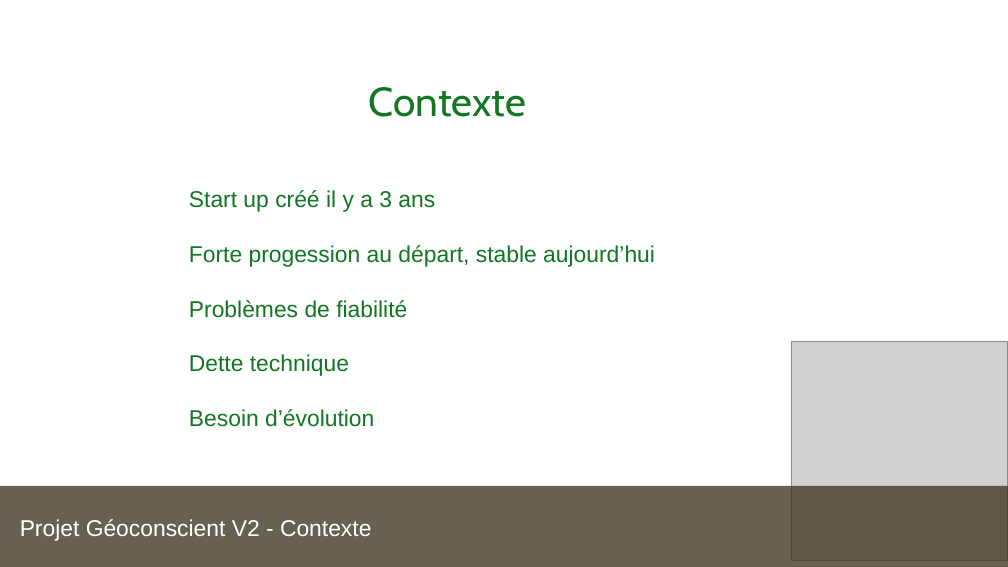
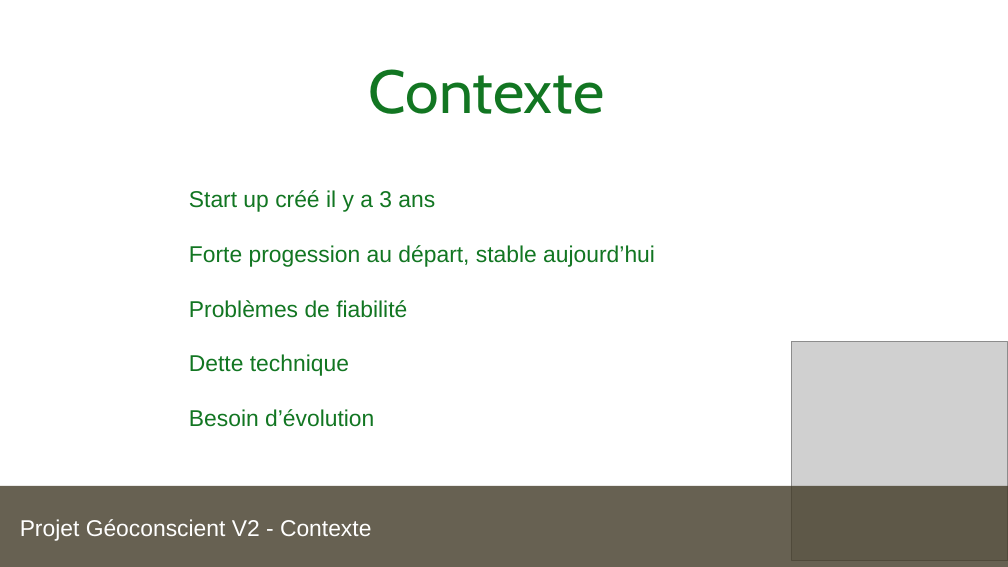
Before and after one commit to etcomment/OCR_f00sus_, a slide deck: slide 2 of presentation.odp. Drawn at 1008x567 pixels with LibreOffice and Linux fonts; fonts in the diff are those of the drawing; grey boxes stand for pictures. Boxes give left, top, right and bottom in pixels: in the first picture for what was removed or moved away, otherwise in the second. Text is boxed around its words. In the diff, an @@ line names an element or a change of style, - is before the commit and + after.

```diff
--- a/presentation.odp
+++ b/presentation.odp
@@ text "Contexte": place and size @@
-text "Contexte" at [369, 87, 526, 117]
+text "Contexte" at [369, 69, 604, 114]
@@ text "Contexte" at [369, 69, 604, 114]: size 32 to 48 pt @@
```
Also in this commit, not shown: 6 other slides changed.
